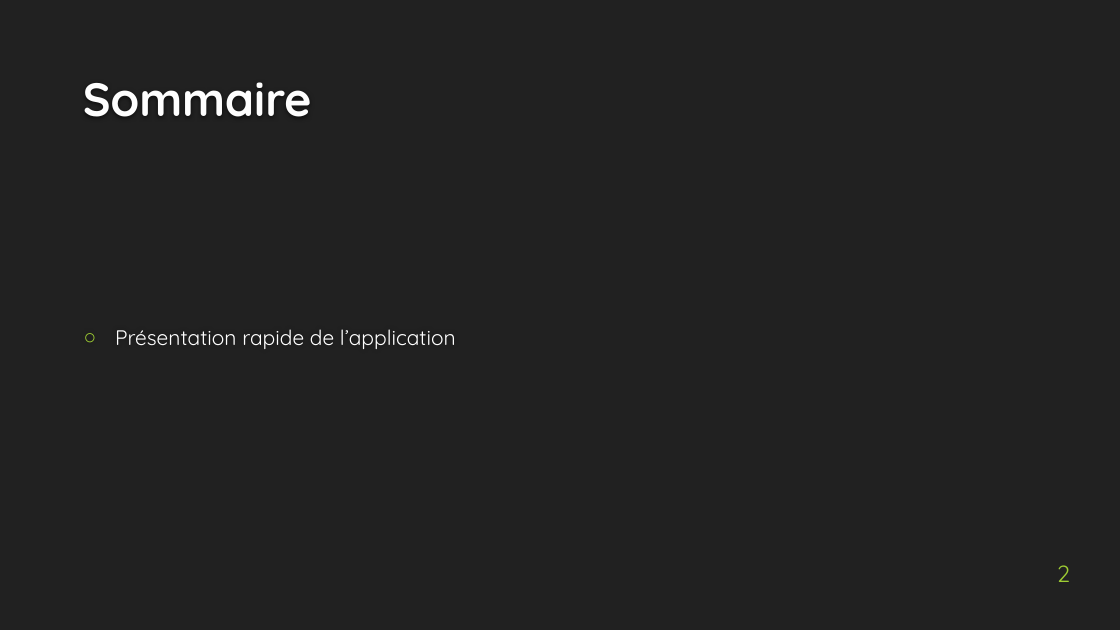
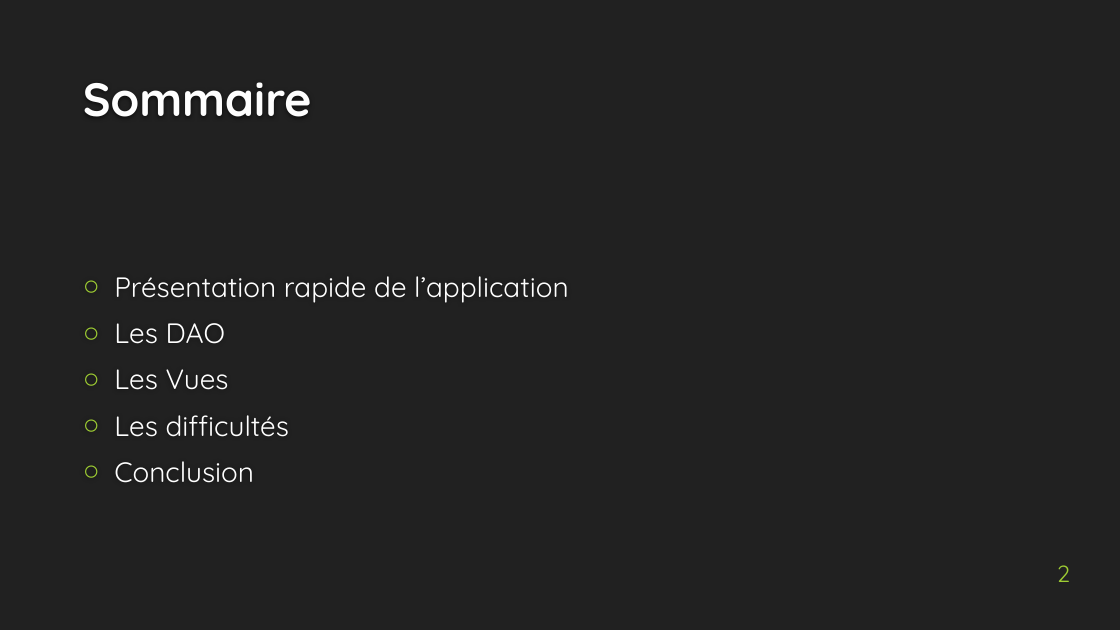
Before and after one commit to Xogiga/JEE_WoTM, a slide deck: slide 2 of presentation_jee.pptx. Drawn at 1120x630 pixels with LibreOffice and Linux fonts; fonts in the diff are those of the drawing; background and template pictures are left out. Boxes give left, top, right and bottom in pixels: in the first picture for what was removed or moved away, otherwise in the second. Text is boxed around its words. In the diff, an @@ line names an element or a change of style, - is before the commit and + after.

```diff
--- a/presentation_jee.pptx
+++ b/presentation_jee.pptx
@@ text "Présentation rapide de l’application": place and size @@
-text "Présentation rapide de l’application" at [115, 329, 456, 349]
+text "Présentation rapide de l’application" at [114, 276, 568, 483]
@@ text at [114, 276, 568, 303]: size 18 to 24 pt in "Présentation rapide de l’application"; more space between paragraphs @@
@@ text at [114, 323, 289, 483]: paragraphs added @@
+○ Les DAO
+○ Les Vues
+○ Les difficultés
+○ Conclusion
```
Also in this commit, not shown: 6 slides added, 2 other files.
